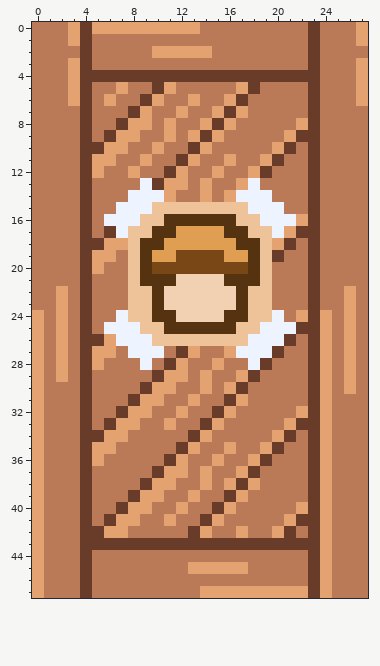
Two versions of one pixel-art file, Assets/objects/crate/crate tall.aseprite. Above is the file before it was changed.
28x48 pixels, 1 frame. Colours within 5 levels of each other are drawn and written as one.
The result:
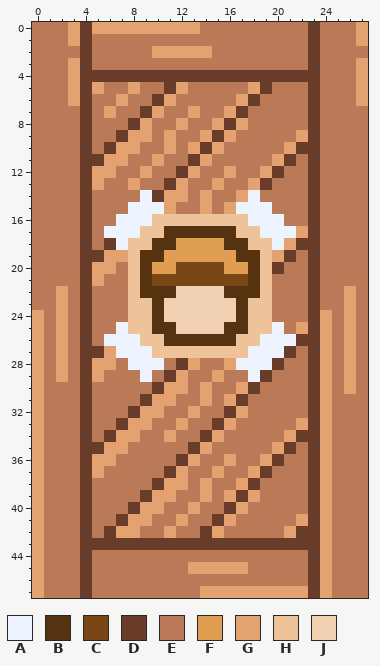
Palette (. is transparent): A #edf3ff  B #563310  C #794716  D #693b29  E #ba7a57  F #e09e52  G #e5a271  H #eec39a  J #f1d1b2
The edit:
@@ x 0..27 @@
  4 EEEGDDDDDDDDDDDDDDDDDDDDEEEG
- 5 EEEGDEEGEEDGEEEEEGDEEEEDEEEG
- 6 EEEGDEGEEDGEEGEEGDEEEEEDEEEG
- 7 EEEEDEEEDGEEGEEGDGEEEEEDEEEE
- 8 EEEEDEEDGGEGEEGDGEEEEEGDEEEE
- 9 EEEEDEDGGEEGEGDGEEEEEGDDEEEE
-10 EEEEDDGGEEGEEDGEEEEEGDEDEEEE
-11 EEEEDGGEEGEEDGEEGEEGDEEDEEEE
-12 EEEEDGEEGEEDGEEGEEGDEEEDEEEE
-13 EEEEDEEEEADGGEGEEGAEEEEDEEEE
-14 EEEEDEEEAAAGEEGEGAAAEEEDEEEE
-15 EEEEDEEAAAHHHHHHHHAAAEEDEEEE
-16 EEEEDEAAAHHBBBBBBHHAAAGDEEEE
-17 EEEEDEDAHHBBFFFFBBHHAGDDEEEE
-18 EEEEDDGGHBBFFFFFFBBHGDEDEEEE
-19 EEEEDGGEHBFFCCCCFFBHDEEDEEEE
-20 EEEEDGEEHBCCCCCCCCBHEEEDEEEE
-21 EEEEDEEEHBBBJJJJBBBHEEEDEEEE
-22 EEGEDEEEHHBJJJJJJBHHEEEDEEGE
+ 5 EEEGDGEEGEEDGEEEEEGDEEEDEEEG
+ 6 EEEGDEEGEEDGEEEEEGDEEEEDEEEG
+ 7 EEEEDEGEEDGEEGEEGDEEEEEDEEEE
+ 8 EEEEDEEEDGEEGEEGDGEEEEEDEEEE
+ 9 EEEEDEEDGGEGEEGDGEEEEEGDEEEE
+10 EEEEDEDGGEEGEGDGEEEEEGDDEEEE
+11 EEEEDDGGEEGEEDGEEEEEGDEDEEEE
+12 EEEEDGGEEGEEDGEEGEEGDEEDEEEE
+13 EEEEDGEEGEEDGEEGEEGDEEEDEEEE
+14 EEEEDEEEEADGGEGEEGAEEEEDEEEE
+15 EEEEDEEEAAAGEEGEGAAAEEEDEEEE
+16 EEEEDEEAAAHHHHHHHHAAAEEDEEEE
+17 EEEEDEAAAHHBBBBBBHHAAAGDEEEE
+18 EEEEDEDAHHBBFFFFBBHHAGDDEEEE
+19 EEEEDDGGHBBFFFFFFBBHGDEDEEEE
+20 EEEEDGGEHBFFCCCCFFBHDEEDEEEE
+21 EEEEDGEEHBCCCCCCCCBHEEEDEEEE
+22 EEGEDEEEHBBBJJJJBBBHEEEDEEGE
 23 EEGEDEEEHHBJJJJJJBHHEEEDEEGE
-24 GEGEDEEAHHBBJJJJBBHHAEGDGEGE
-25 GEGEDEAAAHHBBBBBBHHAAADDGEGE
-26 GEGEDDGAAAHHHHHHHHAAADEDGEGE
-27 GEGEDGGEAAAEDGEEGAAADEEDGEGE
-28 GEGEDGEEEAEDGEEGEEADEEEDGEGE
-29 GEGEDEEEEEDGGEGEEGDEEEEDGEGE
-30 GEEEDEEEEDGGEEGEGDEEEEEDGEGE
-31 GEEEDEEEDGGEEGEEDGEEEEEDGEEE
-32 GEEEDEEDGGEEGEEDGEEEEEGDGEEE
-33 GEEEDEDGGEEGEEDGEEEEEGDDGEEE
-34 GEEEDDGGEEEEEDGEEEEEGDEDGEEE
-35 GEEEDGGEEEEEDGEEGEEGDEEDGEEE
-36 GEEEDGEEEEEDGEEGEEGDEEEDGEEE
-37 GEEEDEEEEEDGGEGEEGDEEEEDGEEE
-38 GEEEDEEEEDGGEEGEGDGEEEEDGEEE
-39 GEEEDEEEDGGEEGEEDGEEEEEDGEEE
-40 GEEEDEEDGGEEGEEDGEEEEEGDGEEE
-41 GEEEDEDGGEEGEEDGEEEEEGDDGEEE
-42 GEEEDDGGEEEEEDGEEGEEGDEDGEEE
+24 GEGEDEEEHHBJJJJJJBHHEEEDGEGE
+25 GEGEDEEAHHBBJJJJBBHHAEGDGEGE
+26 GEGEDEAAAHHBBBBBBHHAAADDGEGE
+27 GEGEDDGAAAHHHHHHHHAAADEDGEGE
+28 GEGEDGGEAAAEDGEEGAAADEEDGEGE
+29 GEGEDGEEEAEDGEEGEEADEEEDGEGE
+30 GEEEDEEEEEDGGEGEEGDEEEEDGEGE
+31 GEEEDEEEEDGGEEGEGDEEEEEDGEEE
+32 GEEEDEEEDGGEEGEEDGEEEEEDGEEE
+33 GEEEDEEDGGEEGEEDGEEEEEGDGEEE
+34 GEEEDEDGGEEGEEDGEEEEEGDDGEEE
+35 GEEEDDGGEEEEEDGEEEEEGDEDGEEE
+36 GEEEDGGEEEEEDGEEGEEGDEEDGEEE
+37 GEEEDGEEEEEDGEEGEEGDEEEDGEEE
+38 GEEEDEEEEEDGGEGEEGDEEEEDGEEE
+39 GEEEDEEEEDGGEEGEGDGEEEEDGEEE
+40 GEEEDEEEDGGEEGEEDGEEEEEDGEEE
+41 GEEEDEEDGGEEGEEDGEEEEEGDGEEE
+42 GEEEDEDGGEEGEEDGEEEEEGDDGEEE
 43 GEEEDDDDDDDDDDDDDDDDDDDDGEEE
